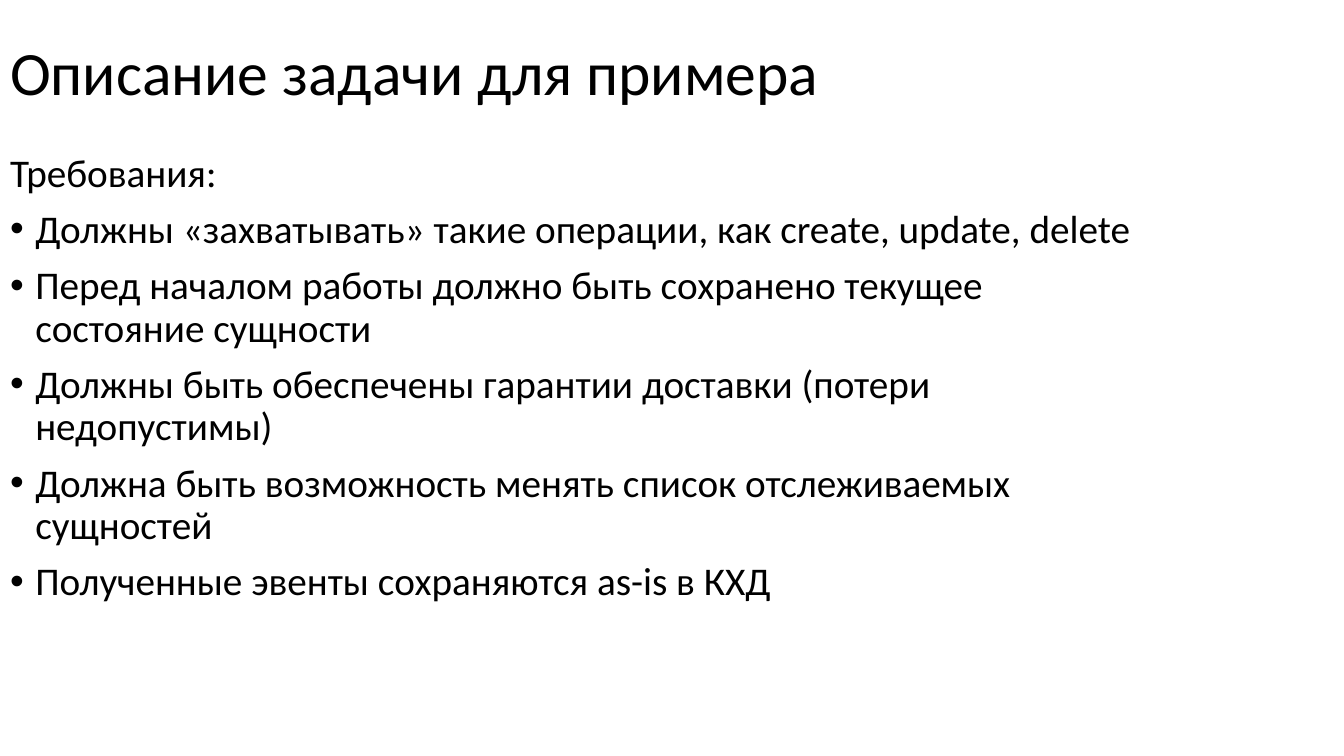
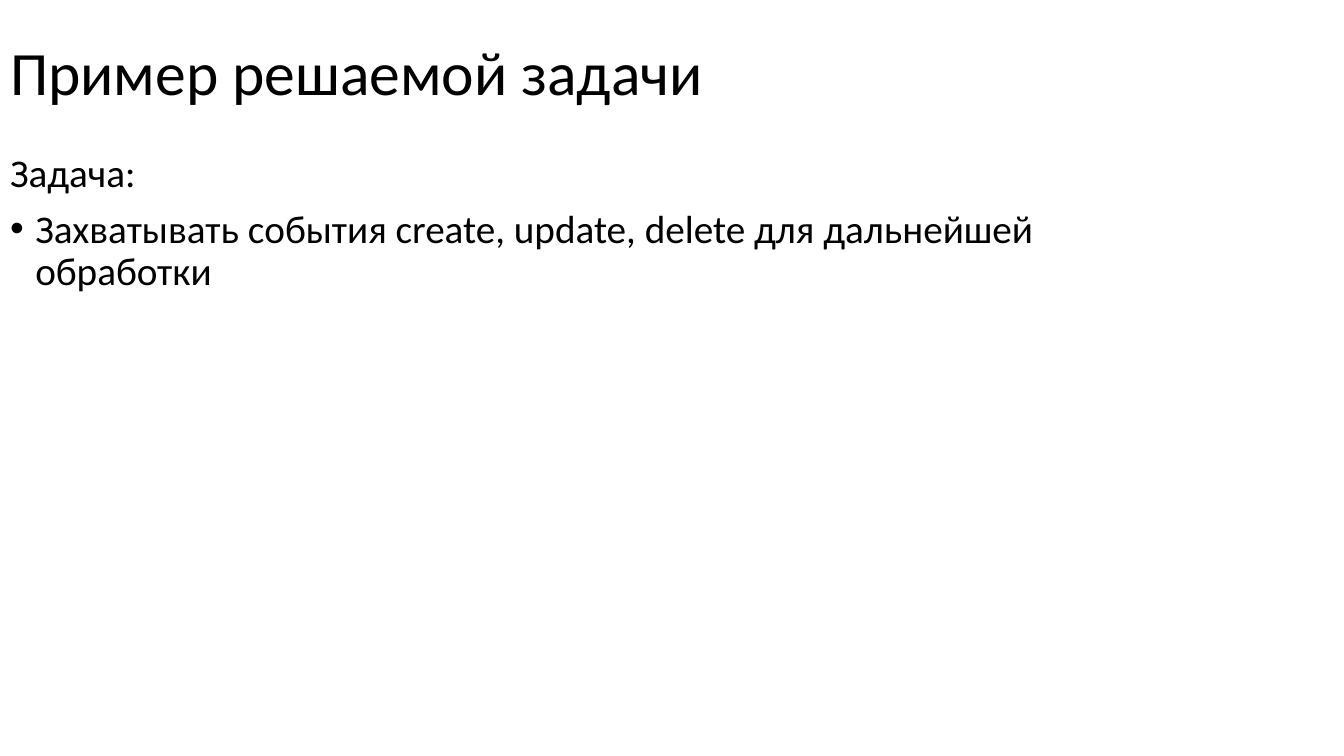
Before and after one commit to nryanov/presentations, a slide deck: slide 5 of smartdata/cdc-via-debezium/debezium-smartdata2025.pptx. Drawn at 1344x756 pixels with LibreOffice and Linux fonts; fonts in the diff are those of the drawing. Boxes give left, top, right and bottom in pixels: in the first picture for what was removed or moved away, otherwise in the second. Text is boxed around its words. In the diff, an @@ line names an element or a change of style, - is before the commit and + after.

```diff
--- a/smartdata/cdc-via-debezium/debezium-smartdata2025.pptx
+++ b/smartdata/cdc-via-debezium/debezium-smartdata2025.pptx
@@ title at (10,53,702,105): text changed @@
-Описание задачи для примера
+Пример решаемой задачи
@@ text at (10,161,1033,292): text changed @@
-Требования:
-• Должны «захватывать» такие операции, как create, update, delete
-• Перед началом работы должно быть сохранено текущее состояние сущности
-• Должны быть обеспечены гарантии доставки (потери недопустимы)
-• Должна быть возможность менять список отслеживаемых сущностей
-• Полученные эвенты сохраняются as-is в КХД
+Задача:
+• Захватывать события create, update, delete для дальнейшей обработки
```
Also in this commit, not shown: 31 other slides changed, 21 slides added, 2 slides removed.
